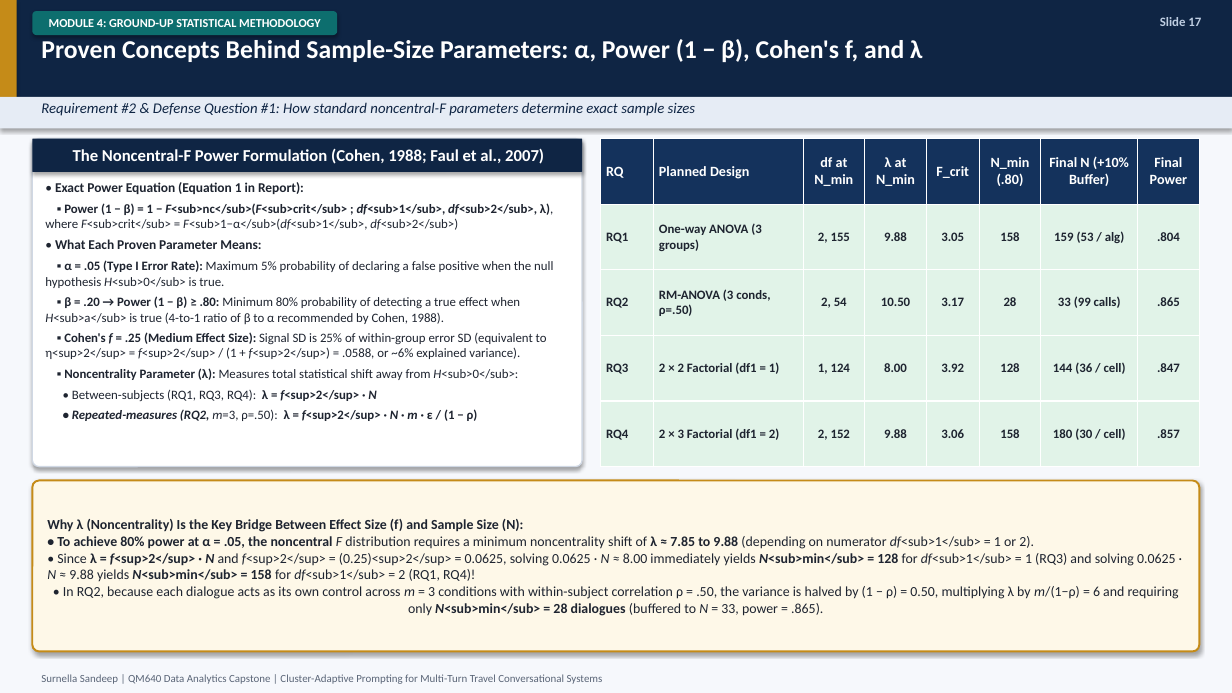
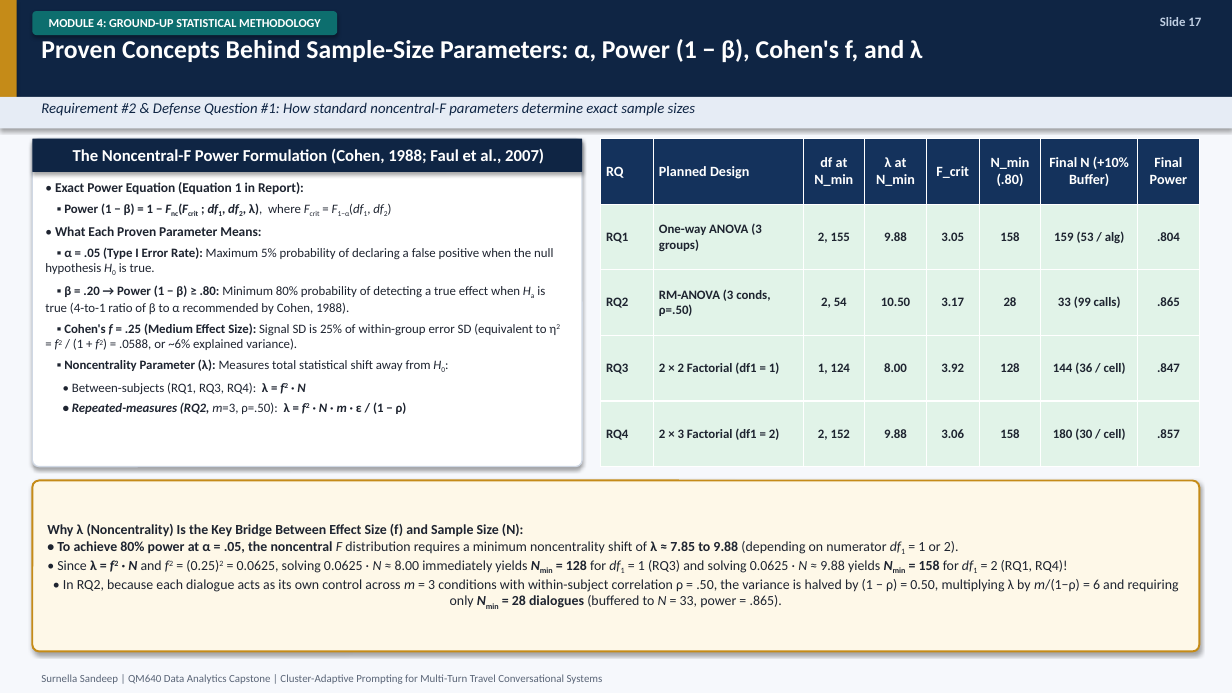
Before and after one commit to surnella/QM640-Dialogue-Clustering-Capstone, a slide deck: slide 17 of final/QM_640_Defense_Presentation_Sandeep_Surnella.pptx. Drawn at 1232x693 pixels with LibreOffice and Linux fonts; fonts in the diff are those of the drawing. Boxes give left, top, right and bottom in pixels: in the first picture for what was removed or moved away, otherwise in the second. Text is boxed around its words. In the diff, an @@ line names an element or a change of style, - is before the commit and + after.

Commit message:
Address reviewer feedback across report & PPT, add editable architecture/metrics and RQ ANOVA methodology decks

```diff
--- a/final/QM_640_Defense_Presentation_Sandeep_Surnella.pptx
+++ b/final/QM_640_Defense_Presentation_Sandeep_Surnella.pptx
@@ text at (x1=64, y1=203, x2=350, y2=216): text changed @@
-▪ Power (1 − β) = 1 − F<sub>nc</sub>(F<sub>crit</sub> ; df<sub>1</sub>, df<sub>2</sub>, λ), where F<sub>crit</sub> = F<sub>1−α</sub>(df<sub>1</sub>, df<sub>2</sub>)
+▪ Power (1 − β) = 1 − Fnc(Fcrit ; df1, df2, λ), where Fcrit = F1−α(df1, df2)
@@ text at (x1=45, y1=247, x2=553, y2=414): text changed @@
-▪ α = .05 (Type I Error Rate): Maximum 5% probability of declaring a false positive when the null hypothesis H<sub>0</sub> is true.
-▪ β = .20 → Power (1 − β) ≥ .80: Minimum 80% probability of detecting a true effect when H<sub>a</sub> is true (4-to-1 ratio of β to α recommended by Cohen, 1988).
-▪ Cohen's f = .25 (Medium Effect Size): Signal SD is 25% of within-group error SD (equivalent to η<sup>2</sup> = f<sup>2</sup> / (1 + f<sup>2</sup>) = .0588, or ~6% explained variance).
-▪ Noncentrality Parameter (λ): Measures total statistical shift away from H<sub>0</sub>:
-• Between-subjects (RQ1, RQ3, RQ4): λ = f<sup>2</sup> · N
-• Repeated-measures (RQ2, m=3, ρ=.50): λ = f<sup>2</sup> · N · m · ε / (1 − ρ)
+▪ α = .05 (Type I Error Rate): Maximum 5% probability of declaring a false positive when the null hypothesis H0 is true.
+▪ β = .20 → Power (1 − β) ≥ .80: Minimum 80% probability of detecting a true effect when Ha is true (4-to-1 ratio of β to α recommended by Cohen, 1988).
+▪ Cohen's f = .25 (Medium Effect Size): Signal SD is 25% of within-group error SD (equivalent to η2 = f2 / (1 + f2) = .0588, or ~6% explained variance).
+▪ Noncentrality Parameter (λ): Measures total statistical shift away from H0:
+• Between-subjects (RQ1, RQ3, RQ4): λ = f2 · N
+• Repeated-measures (RQ2, m=3, ρ=.50): λ = f2 · N · m · ε / (1 − ρ)
@@ text in rounded rectangle at (x1=47, y1=524, x2=1179, y2=608): text changed @@
-Why λ (Noncentrality) Is the Key Bridge Between Effect Size (f) and Sample Size (N):
-• To achieve 80% power at α = .05, the noncentral F distribution requires a minimum noncentrality shift of λ ≈ 7.85 to 9.88 (depending on numerator df<sub>1</sub> = 1 or 2).
-• Since λ = f<sup>2</sup> · N and f<sup>2</sup> = (0.25)<sup>2</sup> = 0.0625, solving 0.0625 · N ≈ 8.00 immediately yields N<sub>min</sub> = 128 for df<sub>1</sub> = 1 (RQ3) and solving 0.0625 · N ≈ 9.88 yields N<sub>min</sub> = 158 for df<sub>1</sub> = 2 (RQ1, RQ4)!
-• In RQ2, because each dialogue acts as its own control across m = 3 conditions with within-subject correlation ρ = .50, the variance is halved by (1 − ρ) = 0.50, multiplying λ by m/(1−ρ) = 6 and requiring only N<sub>min</sub> = 28 dialogues (buffered to N = 33, power = .865).
+Why λ (Noncentrality) Is the Key Bridge Between Effect Size (f) and Sample Size (N):
+• To achieve 80% power at α = .05, the noncentral F distribution requires a minimum noncentrality shift of λ ≈ 7.85 to 9.88 (depending on numerator df1 = 1 or 2).
+• Since λ = f2 · N and f2 = (0.25)2 = 0.0625, solving 0.0625 · N ≈ 8.00 immediately yields Nmin = 128 for df1 = 1 (RQ3) and solving 0.0625 · N ≈ 9.88 yields Nmin = 158 for df1 = 2 (RQ1, RQ4)!
+• In RQ2, because each dialogue acts as its own control across m = 3 conditions with within-subject correlation ρ = .50, the variance is halved by (1 − ρ) = 0.50, multiplying λ by m/(1−ρ) = 6 and requiring only Nmin = 28 dialogues (buffered to N = 33, power = .865).
```
Also in this commit, not shown: 21 other slides changed, 4 slides added, 16 other files.
